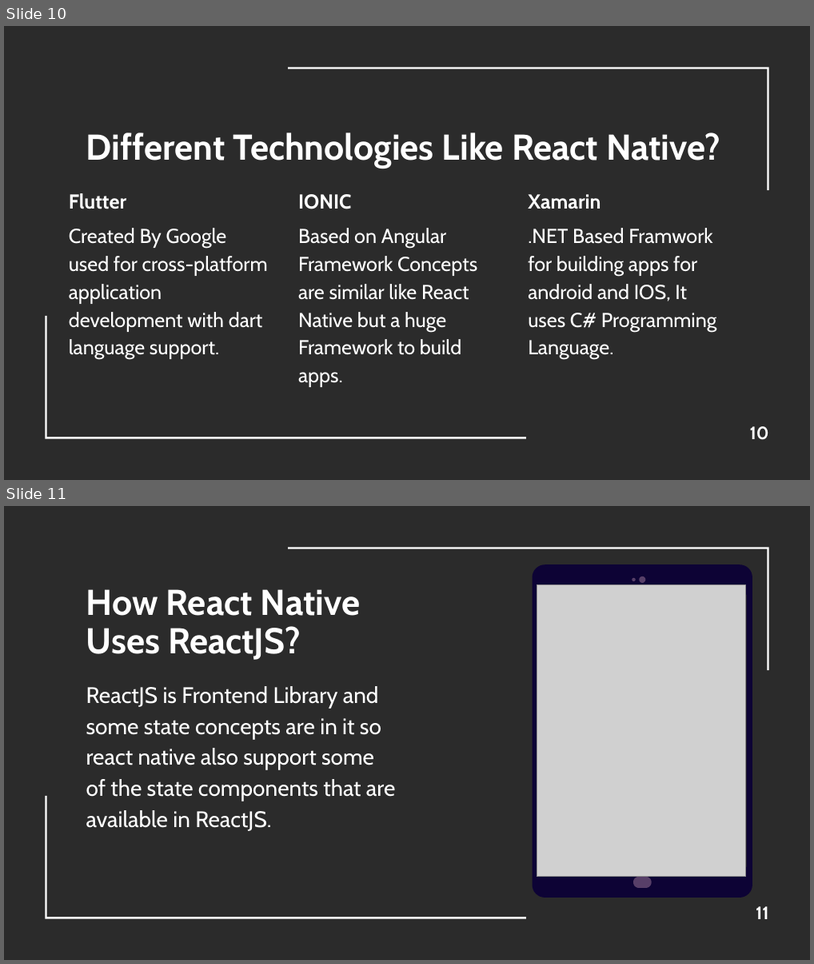
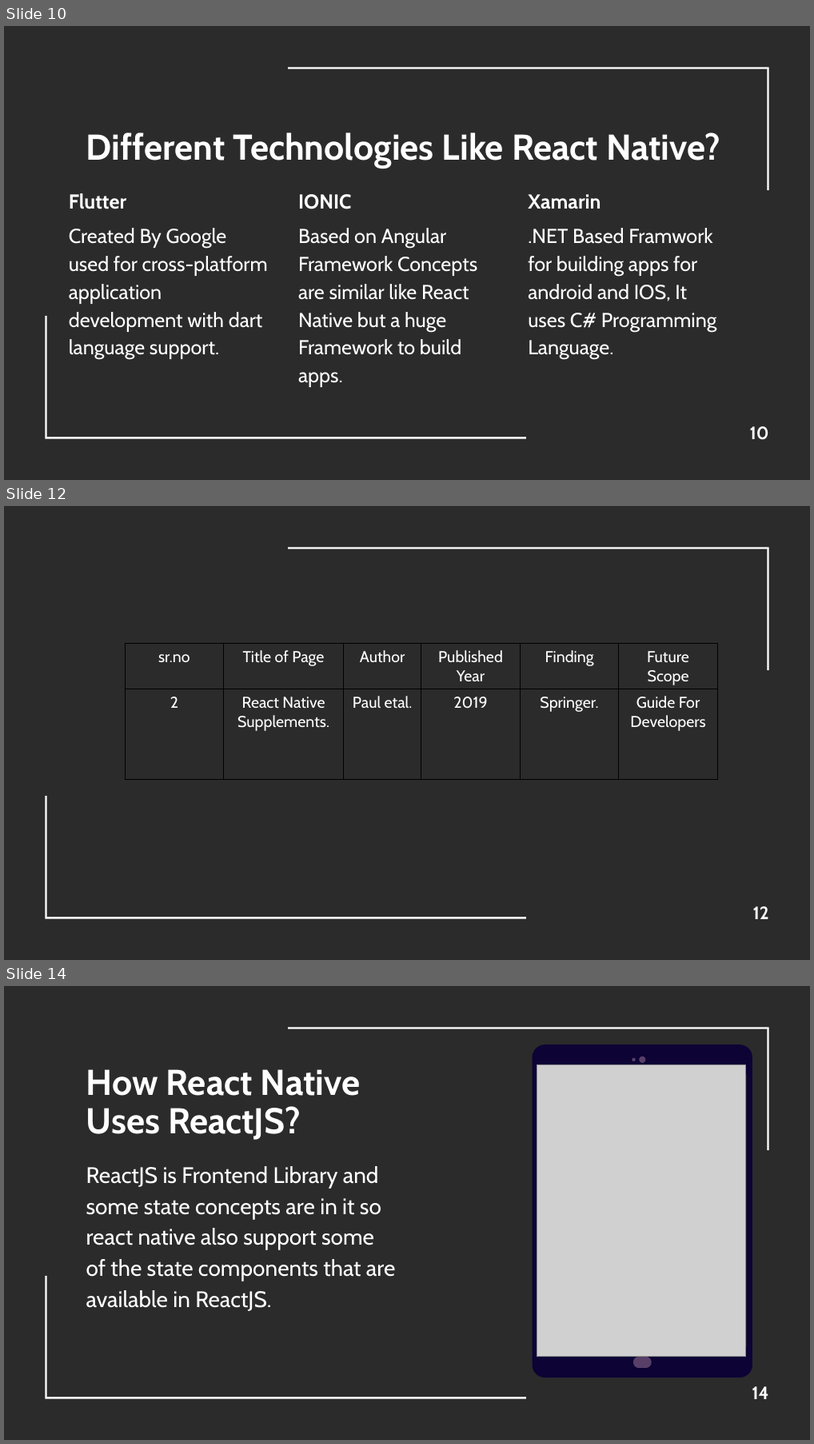
Before and after one commit to SanketsCode/TE-SEM-V-Projects, a slide deck: cross_platform.pptx. Shown one above the other, each under a label of ours: slides 10 and 11 before the commit, slides 10, 12 and 14 after it; the slides between them are not shown. The pictures are 814x964 and 814x1444 pixels, drawn with LibreOffice and Linux fonts; fonts in the diff are those of the drawing; grey boxes stand for pictures; background and template pictures are left out; a plain dark background stands for a picture behind light text. Boxes give left, top, right and bottom in pixels: in the first picture for what was removed or moved away, otherwise in the second. Text is boxed around its words. In the diff, an @@ line names an element or a change of style, - is before the commit and + after.

```diff
--- a/cross_platform.pptx
+++ b/cross_platform.pptx
@@ slide 12 added at [4, 506, 810, 960], background picture (left out); not listed: 2 template elements that a slide beside it also shows @@
@@ table added at [125, 643, 719, 780], 2 rows, 6 columns @@
+sr.no | Title of Page | Author | Published Year | Finding | Future Scope
+2 | React Native Supplements. | Paul etal. | 2019 | Springer. | Guide For Developers
@@ page number added at [754, 906, 770, 919], 16 pt, text #FFFFFF, bold @@
+12
@@ what was slide 11 is now slide 14 @@
@@ page number at [752, 1386, 769, 1399]: text changed @@
-11
+14
```
Also in this commit, not shown: 7 slides changed, 4 other slides added, 1 other file.
